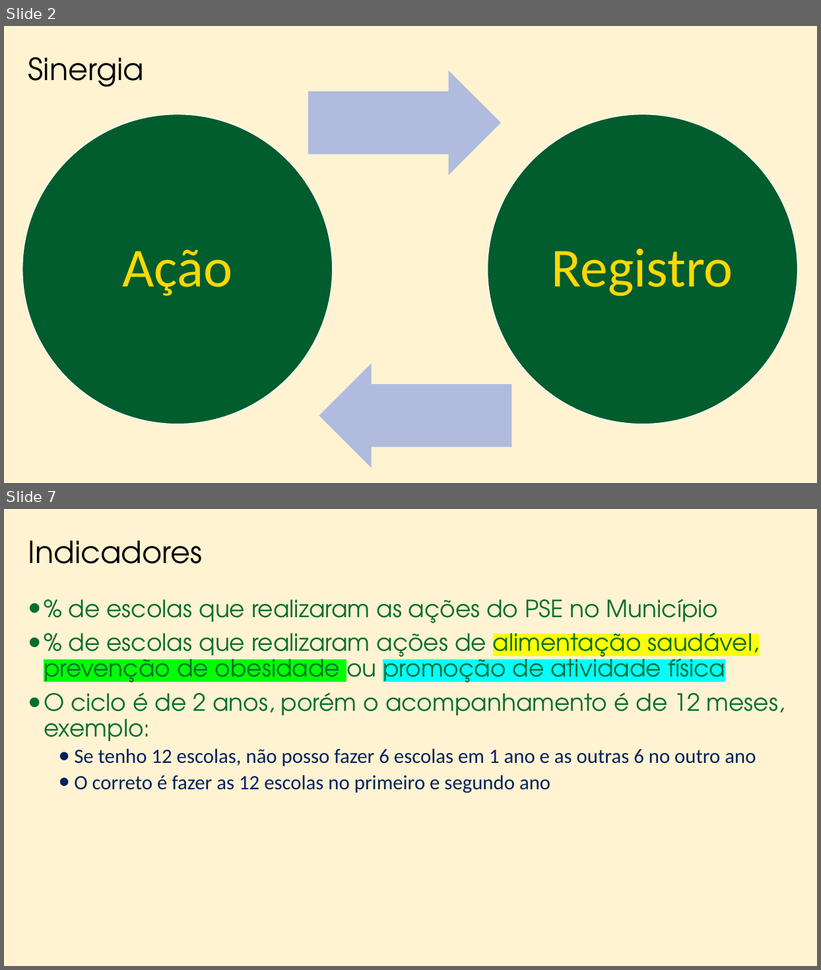
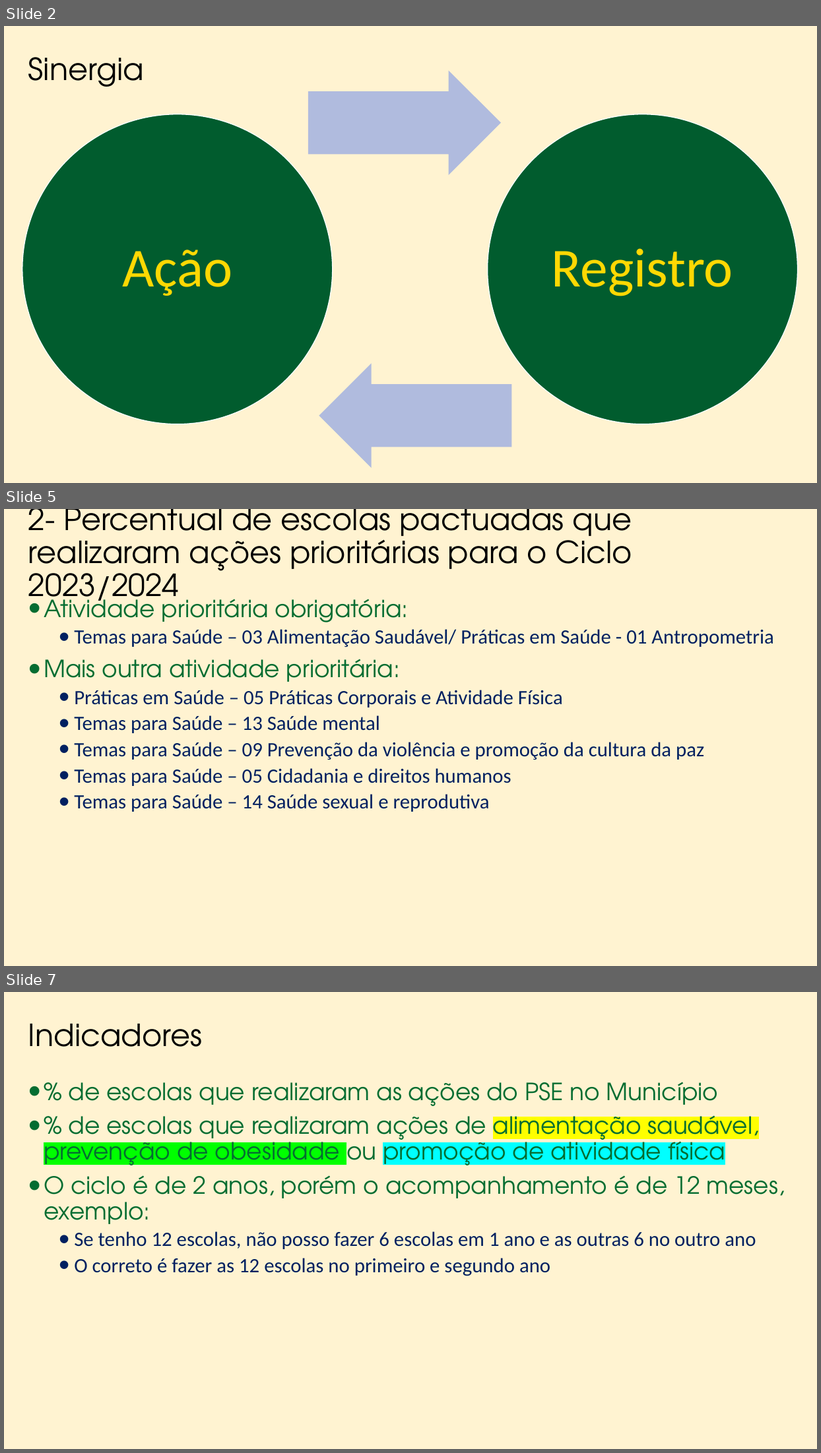
Before and after one commit to marfontenele2/MeusCursos, a slide deck: PSE.pptx. Shown one above the other, each under a label of ours: slides 2 and 7 before the commit, slides 2, 5 and 7 after it; the slides between them are not shown. The pictures are 821x970 and 821x1453 pixels, drawn with LibreOffice and Linux fonts; fonts in the diff are those of the drawing; background and template pictures are left out. Boxes give left, top, right and bottom in pixels: in the first picture for what was removed or moved away, otherwise in the second. Text is boxed around its words. In the diff, an @@ line names an element or a change of style, - is before the commit and + after.

```diff
--- a/PSE.pptx
+++ b/PSE.pptx
@@ slide 5 added at (x1=4, y1=509, x2=817, y2=966), background #FFC000 at 18% opacity @@
@@ title added at (x1=28, y1=509, x2=632, y2=610), 36 pt, text #000000 @@
+2- Percentual de escolas pactuadas que realizaram ações prioritárias para o Ciclo 2023/2024
@@ text added at (x1=44, y1=593, x2=774, y2=812), 24 pt, text #002060 @@
+• Atividade prioritária obrigatória:
+  • Temas para Saúde – 03 Alimentação Saudável/ Práticas em Saúde - 01 Antropometria
+• Mais outra atividade prioritária:
+  • Práticas em Saúde – 05 Práticas Corporais e Atividade Física
+  • Temas para Saúde – 13 Saúde mental
+  • Temas para Saúde – 09 Prevenção da violência e promoção da cultura da paz
+  • Temas para Saúde – 05 Cidadania e direitos humanos
+  • Temas para Saúde – 14 Saúde sexual e reprodutiva
```
Also in this commit, not shown: 3 slides changed, 3 other slides added, 6 slides removed.
